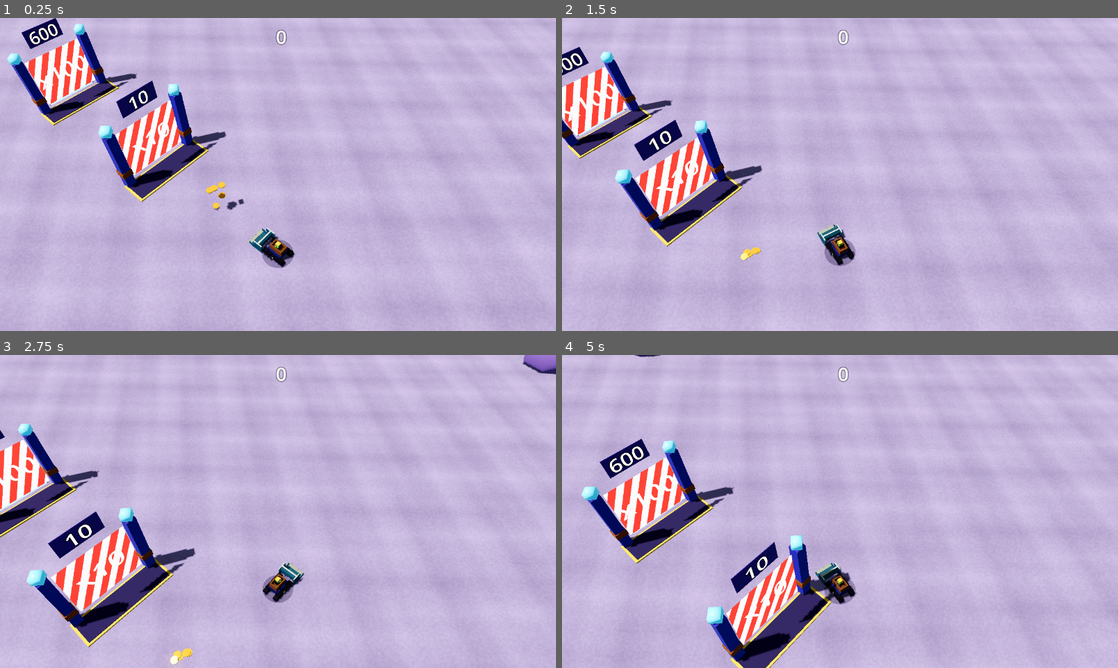
Above: before the commit, frames 1-4 (two rows, left to right).
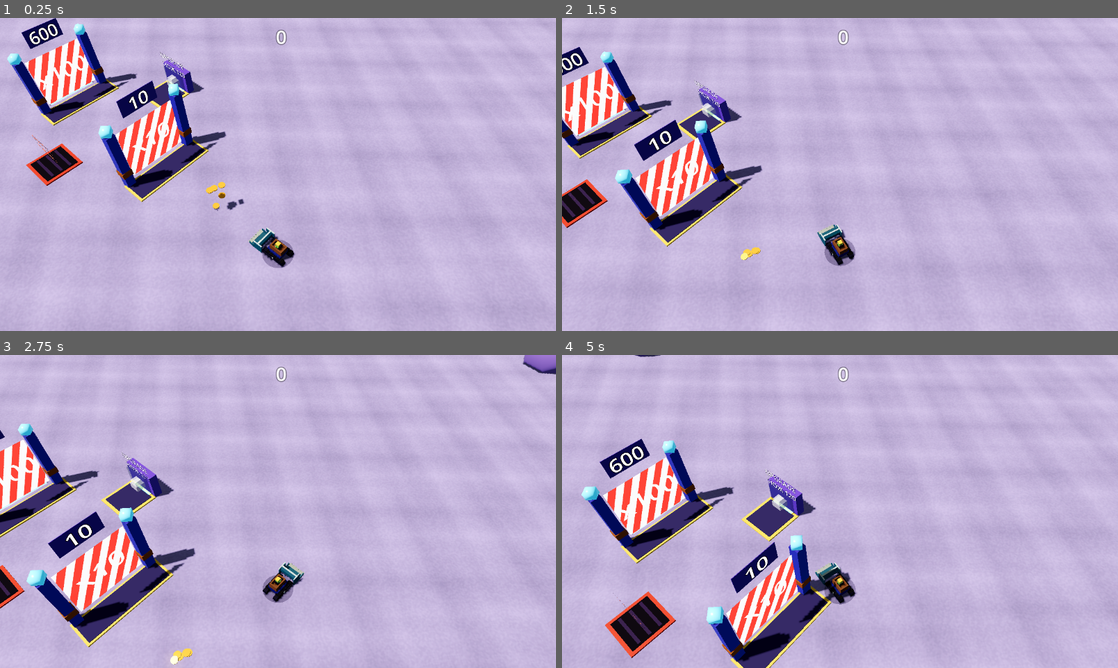
Above: after the commit, the same moments.

Repository: ui99ru/gold-harvester
Game: Godot game, scene res://scenes/game.tscn
Same seed, same stepped clock (60 frames per second), same inputs: the game is played once before the commit and once after it.
Inputs (mouse positions are in pixels of both pictures, inside the frame that each line leads up to):
- Up to frame 1 (0.25 s): no input
- Up to frame 2 (1.5 s): move the mouse to (962, 158) at 0.52 s; hold D 0.53-1.25 s; click (962, 158) at 0.67 s; drag from (728, 190) to (812, 237) at 1.27 s
- Up to frame 3 (2.75 s): move the mouse to (333, 442) at 2.02 s; hold D from 2.03 s (still down)
- Up to frame 4 (5 s): release D at 2.75 s; drag from (812, 574) to (673, 464) at 2.77 s; move the mouse to (1006, 558) at 3.52 s; hold A 3.53-4.25 s; drag from (673, 464) to (756, 433) at 4.27 s

The runs differ from the first frame. In frame 1, 1.3% of the frame differs, in the area x 4-37%, y 10-54%; in frame 2, 1.5%; in frame 3, 1.4%; in frame 4, 2.7%, in the area x 7-46%, y 36-97%.

Commit message:
feat(godot): port stage 7 - knife upgrade pad + trash pad
pads.gd: yellow mat, purple rear stand (solid obstacle + lift zone),
progress bar, ghost reward, UPGRADE label; absorbs coins to fill+bank,
at 120 widens the blade (up_blade_half 1.6->2.1, collider rebuild with
unique shapes) and removes itself including its obstacle.
trash_pad.gd: red mat, crusher teeth; coins burn to the pool with NO
bank, red flashes (<=5), throttled "-N" popup (cd 0.6s).
smoke-knife / smoke-trash green. Push smoke rerouted to stay short of
the gate mat - it had unlocked the gate and wave-cascaded the entire
1000-coin pool (by design, but the smoke must isolate plowing).

Co-Authored-By: Claude Fable 5 <noreply@anthropic.com>

Diff:
--- a/godot/scripts/game.gd
+++ b/godot/scripts/game.gd
@@ -1,3 +1,4 @@
+class_name Game
 extends Node3D
 ## Игра «Золотодозер»: оркестратор. Порт src/main.js на Godot.
 ## Порядок сим-шага повторяет web simStep: ввод → дозер → кинематик-позы →
@@ -36,6 +37,8 @@
 var clinks: ClinkAudio
 var fx: Fx
 var gates: Array[Gate] = []
+var pads: Array[UpgradePad] = []
+var trash_pads: Array[TrashPad] = []
 
 # Сущности (ворота, этап 6) сбрасывают side-регистрацию телепортированной монеты
 var side_resetters: Array[Callable] = []
@@ -133,7 +136,16 @@
 				gt.setup(self, e)
 				add_child(gt)
 				gates.append(gt)
-			# pad_knife / trash — этап 7
+			"pad_knife":
+				var pd := UpgradePad.new()
+				pd.setup(self, e)
+				add_child(pd)
+				pads.append(pd)
+			"trash":
+				var tp := TrashPad.new()
+				tp.setup(self, e)
+				add_child(tp)
+				trash_pads.append(tp)
 
 
 func _build_bank_ui() -> void:
@@ -188,6 +200,16 @@
 	shake += 0.3
 	fx.sparks(g.position.x, g.position.z, 22)
 	fx.popup(Vector3(g.position.x, 3, g.position.z), "ОТКРЫТО x%d" % g.mult, Color("aef0c0"))
+	# chime('upgrade') — этап 8
+
+
+func on_pad_upgraded(pd: UpgradePad) -> void:
+	# Апгрейд НОЖ: шире ковш (web apply, main.js:253)
+	up_blade_half += 0.5
+	dozer.rebuild_blade(dozer.blade_hx())
+	pads.erase(pd)
+	shake += 0.34
+	fx.sparks(pd.position.x, pd.position.z, 22)
 	# chime('upgrade') — этап 8
 
 
@@ -521,6 +543,10 @@
 	# Экономика (web stepEconomy; физика монет шагает движком после)
 	for gt in gates:
 		gt.step(dt)
+	for pd in pads:
+		pd.step(dt)
+	for tp in trash_pads:
+		tp.step(dt)
 	_update_bank_ui()
 
 
@@ -571,6 +597,7 @@
 	elif _smoke_mode == "push":
 		# Плотная куча на пути — дозер прёт сквозь на полной скорости.
 		# Ассерты: ничего не туннелировало в корпус, не провалилось, сгребается.
+		# Маршрут заканчивается ДО мата ворот (z<16.7) — чистый тест сгребания.
 		for i in 40:
 			pool.spawn(Vector3.ZERO, false)
 		var n := 0
@@ -580,9 +607,9 @@
 			coin.position = Vector3(
 				-1.5 + 0.75 * (n % 5),
 				0.1 + 0.15 * floorf(n / 20.0),
-				11.0 + 0.8 * (floori(n / 5.0) % 4))
+				8.0 + 0.8 * (floori(n / 5.0) % 4))
 			n += 1
-		_script_target = Vector3(0, 0, 20)
+		_script_target = Vector3(0, 0, 13.5)
 	elif _smoke_mode == "gatefill":
 		# 12 монет узкой кучей (в ширину ковша) перед матом ворот-1 —
 		# дозер вталкивает, fill>=10 -> разблок
@@ -590,6 +617,16 @@
 			pool.spawn(Vector3(-0.6 + 0.6 * (i % 3), 0.1, 15.4 + 0.55 * floorf(i / 3.0)), false)
 		dozer.position = Vector3(0, 0, 12)
 		_script_target = Vector3(0, 0, 19.5)
+	elif _smoke_mode == "knife":
+		# 12 монет worth=10 прямо в зоне пада (итого 120 = cost) -> апгрейд
+		for i in 12:
+			var c := pool.spawn(Vector3(-9.6 + 0.6 * (i % 3), 0.3 + 0.2 * floorf(i / 3.0), 29.5), false)
+			c.worth = 10
+	elif _smoke_mode == "trash":
+		# 8 монет worth=5 в зоне трэша -> сгорают: банк 0, пул сходится
+		for i in 8:
+			var c := pool.spawn(Vector3(8.6 + 0.4 * (i % 3), 0.3 + 0.2 * floorf(i / 3.0), 29.7), false)
+			c.worth = 5
 	elif _smoke_mode == "wave":
 		# Ворота-1 принудительно открыты; монета worth=1 катится сквозь.
 		# Инвариант: сумма worth активных монет после волны ровно x10.
@@ -633,6 +670,27 @@
 			print("SMOKE %s: gate1_active=%s fill=%.0f bank=%.0f active=%d books=%s" %
 				["OK" if ok else "FAIL", g.active, g.fill, bank, pool.active_count(), books])
 			get_tree().quit(0 if ok else 1)
+	elif _smoke_mode == "knife":
+		if _smoke_ticks >= 240:  # 4 c
+			var bh_ok := absf(up_blade_half - 2.1) < 0.001
+			var pad_gone := pads.is_empty()
+			var stand_gone := true
+			for o in obstacles:
+				if not o.post:
+					stand_gone = false
+			var books := pool.active_count() + pool.free_count() == CFG.COIN_N
+			var ok := bh_ok and pad_gone and stand_gone and books and bank >= 120.0
+			print("SMOKE %s: blade_half=%.1f pad_gone=%s stand_gone=%s bank=%.0f books=%s" %
+				["OK" if ok else "FAIL", up_blade_half, pad_gone, stand_gone, bank, books])
+			get_tree().quit(0 if ok else 1)
+	elif _smoke_mode == "trash":
+		if _smoke_ticks >= 240:  # 4 c
+			var books := pool.active_count() + pool.free_count() == CFG.COIN_N
+			# 8 сгорели без банка; активны только 5 стартовых у источника
+			var ok := bank == 0.0 and pool.active_count() == 5 and books
+			print("SMOKE %s: bank=%.0f active=%d books=%s" %
+				["OK" if ok else "FAIL", bank, pool.active_count(), books])
+			get_tree().quit(0 if ok else 1)
 	elif _smoke_mode == "wave":
 		if _smoke_ticks >= 360:  # 6 c: волна + парковка в створе (анти-фарм)
 			var total_worth := 0
@@ -659,7 +717,7 @@
 				var p: Vector3 = coin.global_position
 				if p.y < -0.5:
 					fallen += 1
-				if p.z > 14.5:
+				if p.z > 11.5:
 					plowed += 1
 				var lp: Vector3 = inv * p  # локальные координаты дозера
 				if absf(lp.x) < 0.8 and lp.z > -1.2 and lp.z < 1.2 and lp.y < 2.0:
--- /dev/null
+++ b/godot/scripts/pads.gd
@@ -0,0 +1,113 @@
+class_name UpgradePad
+extends Node3D
+## Апгрейд-пад «НОЖ»: ссып монет -> fill+bank -> апгрейд ковша -> пад исчезает.
+## Порт web addPad (main.js:203-219) + экономика (:452-462).
+
+const HALF := 2.4
+const GH := 3.0
+const BOT := 0.25
+
+var game: Node3D
+var cost := 120
+var fill := 0.0
+var done := false
+
+var _fill_bar: MeshInstance3D
+var _obstacle: Dictionary
+var _lift_zone: Dictionary
+
+
+func setup(p_game: Node3D, def: EntityDef) -> void:
+	game = p_game
+	cost = def.params["cost"]
+	position = def.position
+	rotation.y = def.rotation_y
+
+
+func _ready() -> void:
+	_box(Vector3(5.0, 0.16, 5.0), Gate._std(Color("f2c63a"), 0.6, 0.0, Color("4a3a00"), 0.2),
+		Vector3(0, 0.08, 0))
+	_box(Vector3(4.2, 0.2, 4.2), Gate._std(Color("3a2f63"), 0.85, 0.0, Color.BLACK, 0.0),
+		Vector3(0, 0.12, 0))
+	# Задняя стойка — твёрдое препятствие
+	_box(Vector3(4.8, 3.4, 1.1), Gate._std(Color("6a4cc0"), 0.5, 0.0, Color("1e1050"), 0.4),
+		Vector3(0, 1.7, 3.0))
+	var ps := sin(rotation.y)
+	var pc := cos(rotation.y)
+	var px := position.x + 3.0 * ps
+	var pz := position.z + 3.0 * pc
+	var ohx := absf(2.4 * pc) + absf(0.6 * ps)
+	var ohz := absf(2.4 * ps) + absf(0.6 * pc)
+	_obstacle = {"x0": px - ohx, "x1": px + ohx, "z0": pz - ohz, "z1": pz + ohz, "post": false}
+	game.obstacles.append(_obstacle)
+	_lift_zone = {"x": position.x, "z": position.z, "hx": 2.6, "hz": 2.6}
+	game.lift_zones.append(_lift_zone)
+
+	# Бар прогресса
+	var frame_m := Gate._std(Color("123040"), 0.4, 0.0, Color.BLACK, 0.0)
+	frame_m.transparency = BaseMaterial3D.TRANSPARENCY_ALPHA
+	frame_m.albedo_color.a = 0.32
+	_box(Vector3(3.6, GH, 0.5), frame_m, Vector3(0, BOT + GH / 2.0, 2.25))
+	_fill_bar = _box(Vector3(3.3, GH, 0.55), Gate._glow_material(Color("35d8e6"), 0.82),
+		Vector3(0, BOT, 2.3))
+	_fill_bar.scale.y = 0.001
+
+	# Призрак награды (расширенный ковш)
+	var gm := Gate._std(Color.WHITE, 0.6, 0.0, Color("444444"), 1.0)
+	gm.transparency = BaseMaterial3D.TRANSPARENCY_ALPHA
+	gm.albedo_color.a = 0.5
+	var ghost := Node3D.new()
+	ghost.position = Vector3(0, 1.3, 2.15)
+	add_child(ghost)
+	_box(Vector3(1.4, 0.8, 1.9), gm, Vector3.ZERO, ghost)
+	_box(Vector3(1.0, 0.7, 0.9), gm, Vector3(0, 0.6, -0.35), ghost)
+	_box(Vector3(1.9, 0.55, 0.3), gm, Vector3(0, -0.12, 1.05), ghost)
+
+	var lbl := Label3D.new()
+	lbl.text = "UPGRADE\nНОЖ %s" % Game.fmt(cost)
+	lbl.font_size = 110
+	lbl.pixel_size = 0.01
+	lbl.outline_size = 18
+	lbl.outline_modulate = Color(0, 0, 0, 0.5)
+	lbl.position = Vector3(0, 4.0, 2.45)
+	lbl.rotation.y = PI
+	add_child(lbl)
+
+
+func step(_dt: float) -> void:
+	if done:
+		return
+	var cnt := 0
+	for coin in game.pool.get_children():
+		if coin.freeze:
+			continue
+		var p: Vector3 = coin.global_position
+		if absf(p.x - position.x) < HALF and absf(p.z - position.z) < HALF:
+			var v: float = coin.worth * game.up_mult
+			fill += v
+			game.bank += v
+			cnt += 1
+			game.place_at_source(coin)
+	if cnt > 0:
+		game.on_coins_absorbed(position, cnt)
+	if fill >= cost:
+		done = true
+		game.obstacles.erase(_obstacle)
+		game.lift_zones.erase(_lift_zone)
+		game.on_pad_upgraded(self)
+		queue_free()
+	else:
+		var r := clampf(fill / cost, 0.001, 1.0)
+		_fill_bar.scale.y = r
+		_fill_bar.position.y = BOT + GH * r * 0.5
+
+
+func _box(size: Vector3, mat: Material, pos: Vector3, parent: Node3D = null) -> MeshInstance3D:
+	var mi := MeshInstance3D.new()
+	var mesh := BoxMesh.new()
+	mesh.size = size
+	mi.mesh = mesh
+	mi.material_override = mat
+	mi.position = pos
+	(parent if parent else self).add_child(mi)
+	return mi
--- /dev/null
+++ b/godot/scripts/trash_pad.gd
@@ -0,0 +1,74 @@
+class_name TrashPad
+extends Node3D
+## Трэш-пэд (утилизатор): монета в зоне сгорает — БЕЗ банка, тело в пул.
+## Порт web addTrashPad (main.js:223-230) + экономика (:464-478).
+
+const HALF := 2.4
+
+var game: Node3D
+var cd := 0.0   # троттл попапа-счётчика
+var acc := 0
+
+
+func setup(p_game: Node3D, def: EntityDef) -> void:
+	game = p_game
+	position = def.position
+	rotation.y = def.rotation_y
+
+
+func _ready() -> void:
+	_box(Vector3(5.0, 0.16, 5.0), Gate._std(Color("c0392b"), 0.6, 0.0, Color("4a0e08"), 0.35),
+		Vector3(0, 0.08, 0))
+	_box(Vector3(4.2, 0.2, 4.2), Gate._std(Color("1a1026"), 0.95, 0.0, Color.BLACK, 0.0),
+		Vector3(0, 0.12, 0))
+	for k in [-1.0, 0.0, 1.0]:
+		_box(Vector3(3.8, 0.16, 0.34), Gate._std(Color("3c2452"), 0.8, 0.0, Color.BLACK, 0.0),
+			Vector3(0, 0.2, k * 1.2))
+	var lbl := Label3D.new()
+	lbl.text = "X УТИЛЬ\nсжигает"
+	lbl.font_size = 110
+	lbl.pixel_size = 0.01
+	lbl.modulate = Color("ff6a5e")
+	lbl.outline_size = 18
+	lbl.outline_modulate = Color(0, 0, 0, 0.5)
+	lbl.position = Vector3(0, 3.0, 0)
+	lbl.rotation.y = PI
+	add_child(lbl)
+	game.lift_zones.append({"x": position.x, "z": position.z, "hx": 2.6, "hz": 2.6})
+
+
+func step(dt: float) -> void:
+	cd -= dt
+	var cnt := 0
+	for coin in game.pool.get_children():
+		if coin.freeze:
+			continue
+		var p: Vector3 = coin.global_position
+		if absf(p.x - position.x) < HALF and absf(p.z - position.z) < HALF:
+			game.pool.release(coin)  # сгорание: без банка, worth сбросит пул
+			cnt += 1
+			if cnt <= 5:
+				game.fx.emit(p.x, 0.45, p.z, {
+					"color": Color("ff5040"), "life": 0.5, "size": 0.55, "size1": 1.2,
+					"add": true, "vy": 1.8, "grav": 2.5,
+					"vx": (game.rndv() - 0.5) * 1.2, "vz": (game.rndv() - 0.5) * 1.2,
+					"fade": 0.85})
+	if cnt > 0:
+		game.clinks.clink(global_position, 0.5)
+		acc += cnt
+		if cd <= 0.0:
+			game.fx.popup(Vector3(position.x, 2.2, position.z), "-%d" % acc, Color("ff6a5e"))
+			# chime('trash') — этап 8
+			cd = 0.6
+			acc = 0
+
+
+func _box(size: Vector3, mat: Material, pos: Vector3) -> MeshInstance3D:
+	var mi := MeshInstance3D.new()
+	var mesh := BoxMesh.new()
+	mesh.size = size
+	mi.mesh = mesh
+	mi.material_override = mat
+	mi.position = pos
+	add_child(mi)
+	return mi
Not shown, added: godot/scripts/pads.gd.uid
Not shown, added: godot/scripts/trash_pad.gd.uid
